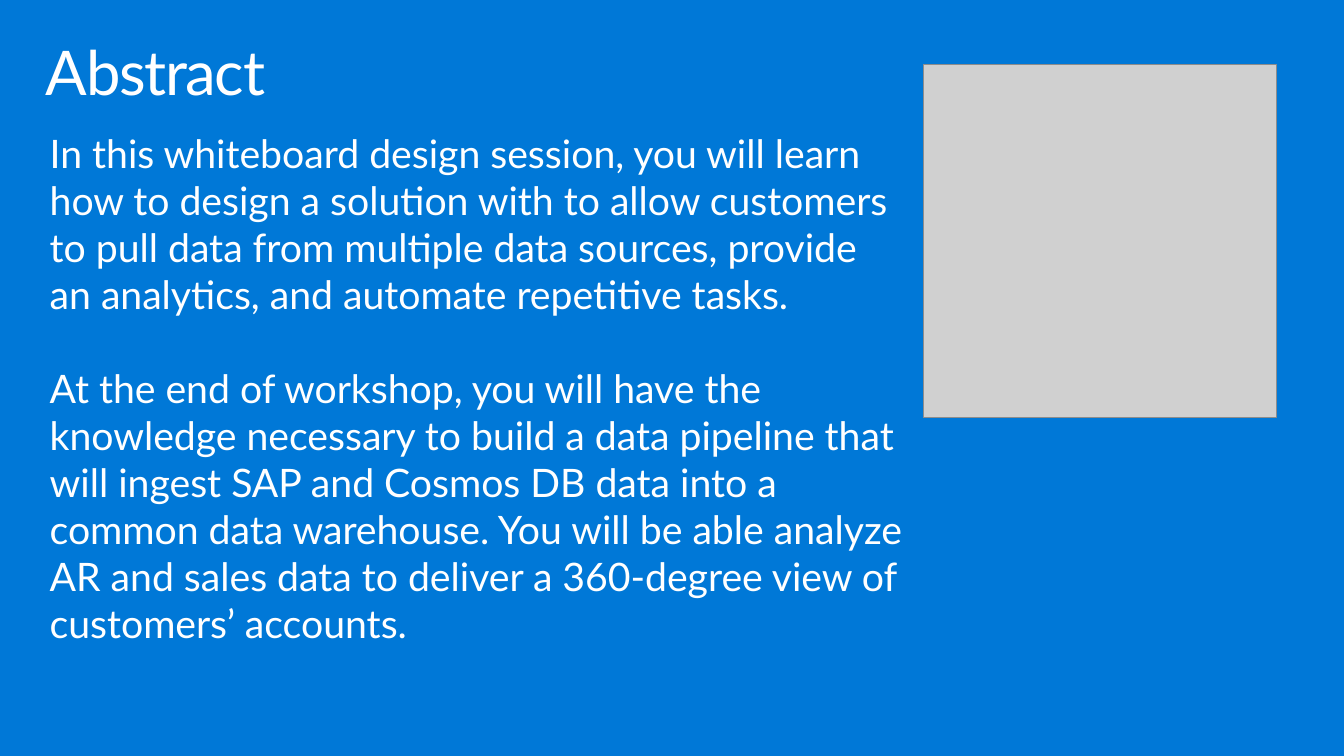
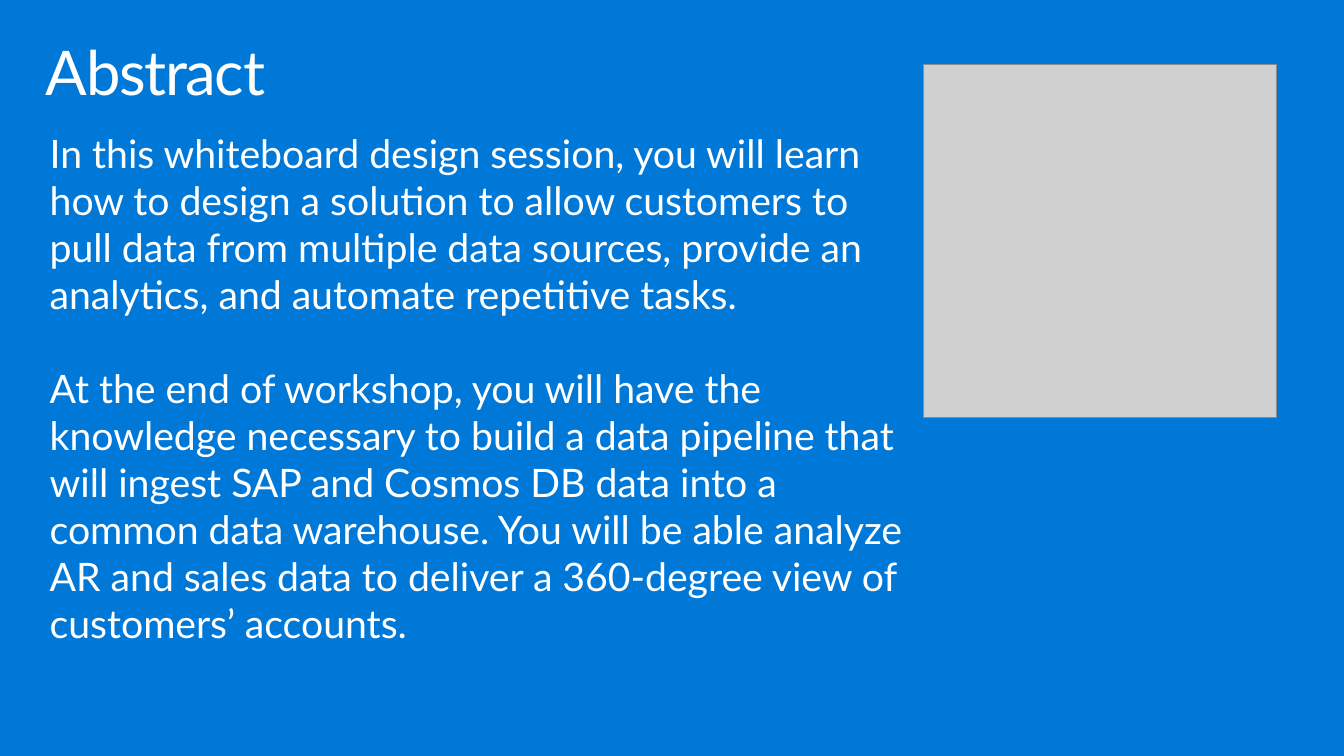
Before and after one commit to technofocus-pte/SAP-plus-extend-and-innovate-with-Data-and-AI, a slide deck: slide 2 of Whiteboard design session/WDS trainer presentation - SAP_plus_extend_and_innovate.pptx. Drawn at 1344x756 pixels with LibreOffice and Linux fonts; fonts in the diff are those of the drawing; grey boxes stand for pictures. Boxes give left, top, right and bottom in pixels: in the first picture for what was removed or moved away, otherwise in the second. Text is boxed around its words. In the diff, an @@ line names an element or a change of style, - is before the commit and + after.

```diff
--- a/Whiteboard design session/WDS trainer presentation - SAP_plus_extend_and_innovate.pptx
+++ b/Whiteboard design session/WDS trainer presentation - SAP_plus_extend_and_innovate.pptx
@@ text at [50,139,862,316]: text changed @@
-In this whiteboard design session, you will learn how to design a solution with to allow customers to pull data from multiple data sources, provide an analytics, and automate repetitive tasks.
+In this whiteboard design session, you will learn how to design a solution to allow customers to pull data from multiple data sources, provide an analytics, and automate repetitive tasks.
```
Also in this commit, not shown: 2 other files.
